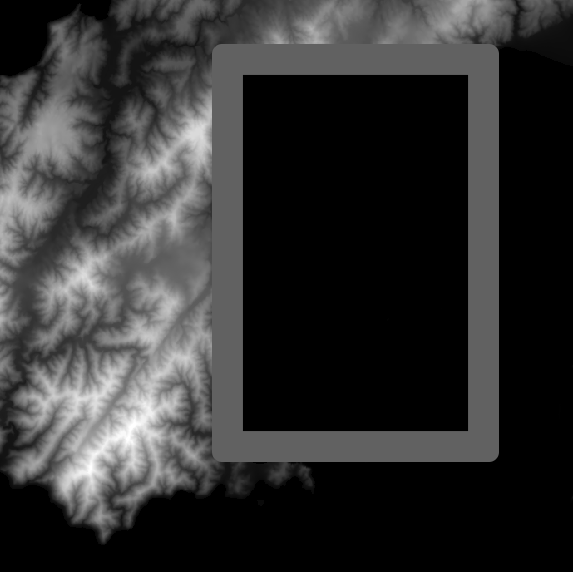
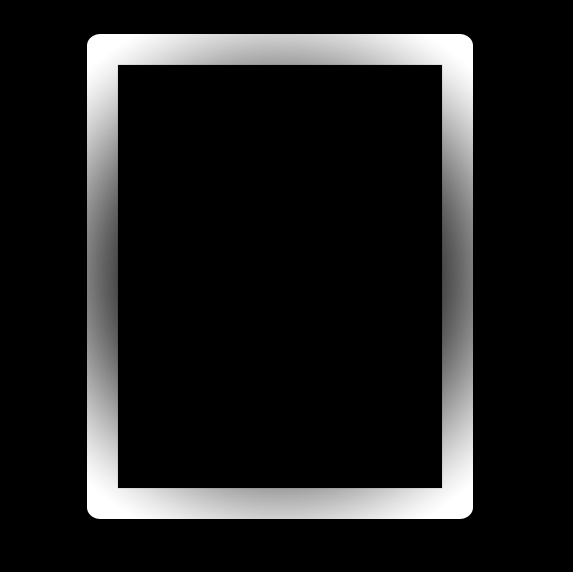
Two versions of the same layered image (w=573, h=572). Layer-by-layer changes:
painted on "Rounded Rectangle 2" over 87, 34, 499, 519
removed layer "Layer 1" over 221, 53, 541, 497
added layer "Rectangle 1" above "Layer 0" over 0, 0, 573, 545
